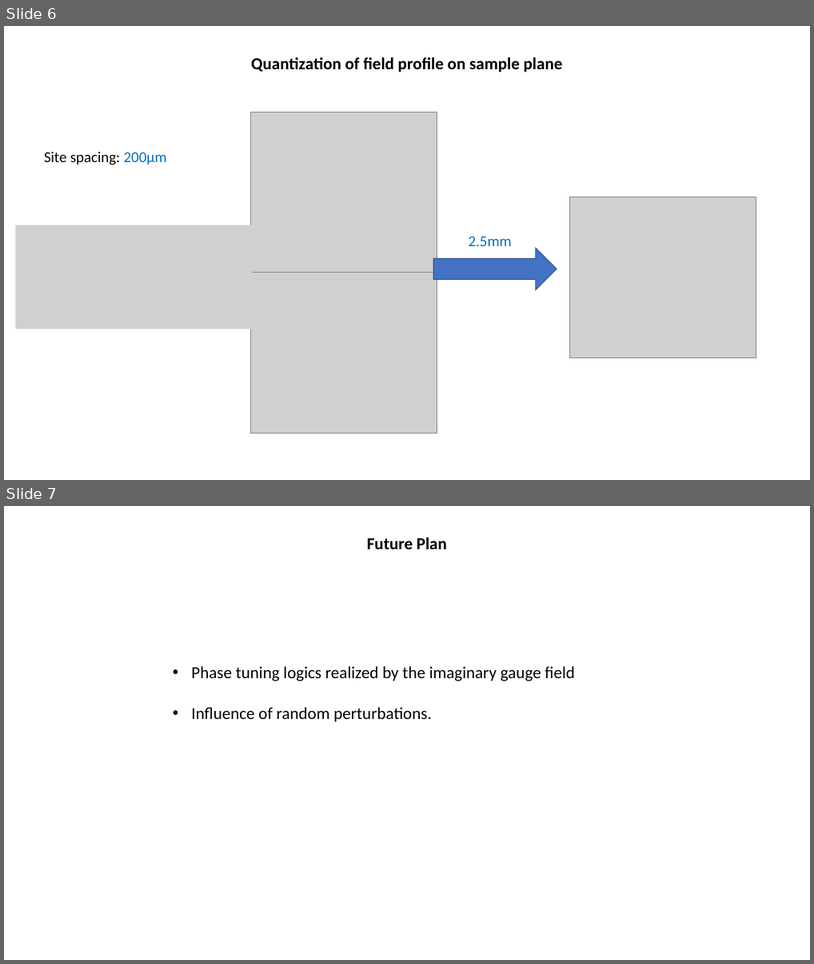
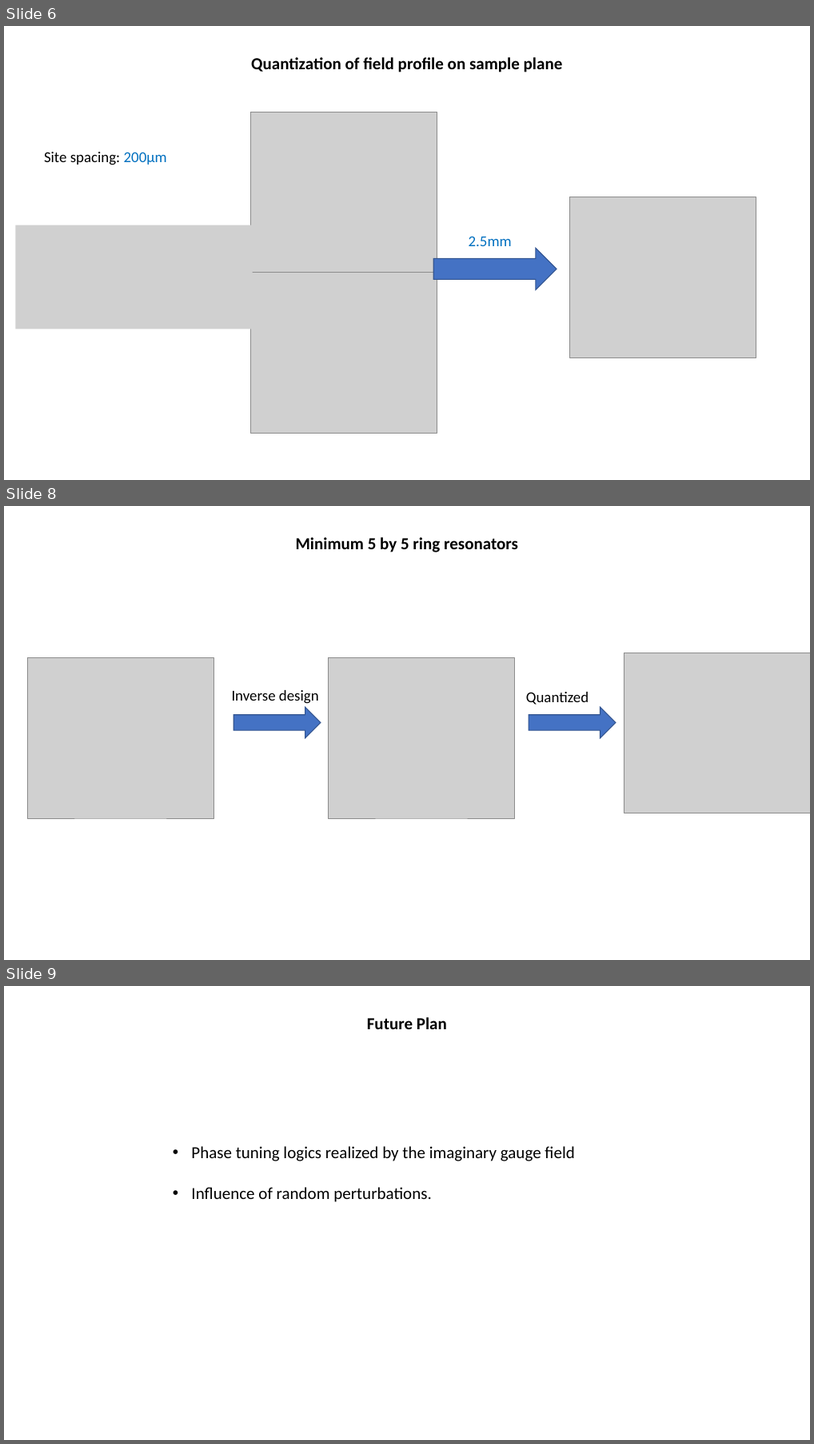
Before and after one commit to minspan199/imaginary-gauge-field, a slide deck: hologram-ring-resonators.pptx. Shown one above the other, each under a label of ours: slides 6 and 7 before the commit, slides 6, 8 and 9 after it; the slides between them are not shown. The pictures are 814x964 and 814x1444 pixels, drawn with LibreOffice and Linux fonts; fonts in the diff are those of the drawing; grey boxes stand for pictures. Boxes give left, top, right and bottom in pixels: in the first picture for what was removed or moved away, otherwise in the second. Text is boxed around its words. In the diff, an @@ line names an element or a change of style, - is before the commit and + after.

```diff
--- a/hologram-ring-resonators.pptx
+++ b/hologram-ring-resonators.pptx
@@ slide 8 added at [4, 506, 810, 960], background #FFFFFF @@
@@ text added at [296, 537, 518, 552], 20 pt, text #000000, bold @@
+Minimum 5 by 5 ring resonators
@@ picture added at [27, 658, 214, 818] @@
@@ picture added at [328, 658, 514, 818] @@
@@ picture added at [624, 653, 810, 812] @@
@@ text added at [232, 690, 319, 704], 18 pt, text #000000 @@
+Inverse design
@@ text added at [526, 692, 589, 704], 18 pt, text #000000 @@
+Quantized
@@ right arrow added at [234, 707, 321, 738], fill #4472C4, outline #325491 1 pt @@
@@ right arrow added at [529, 707, 616, 738], fill #4472C4, outline #325491 1 pt @@
@@ what was slide 7 is now slide 9 @@
```
Also in this commit, not shown: 1 other slide added, 3 other files.
